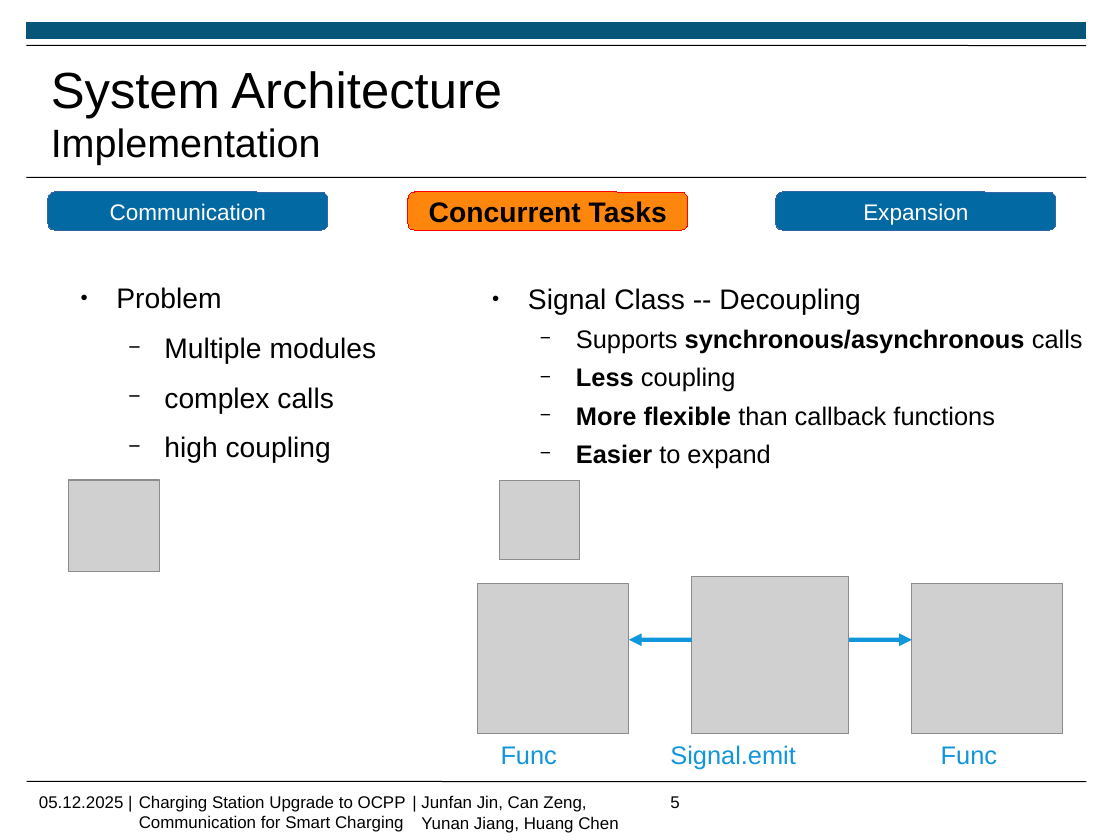
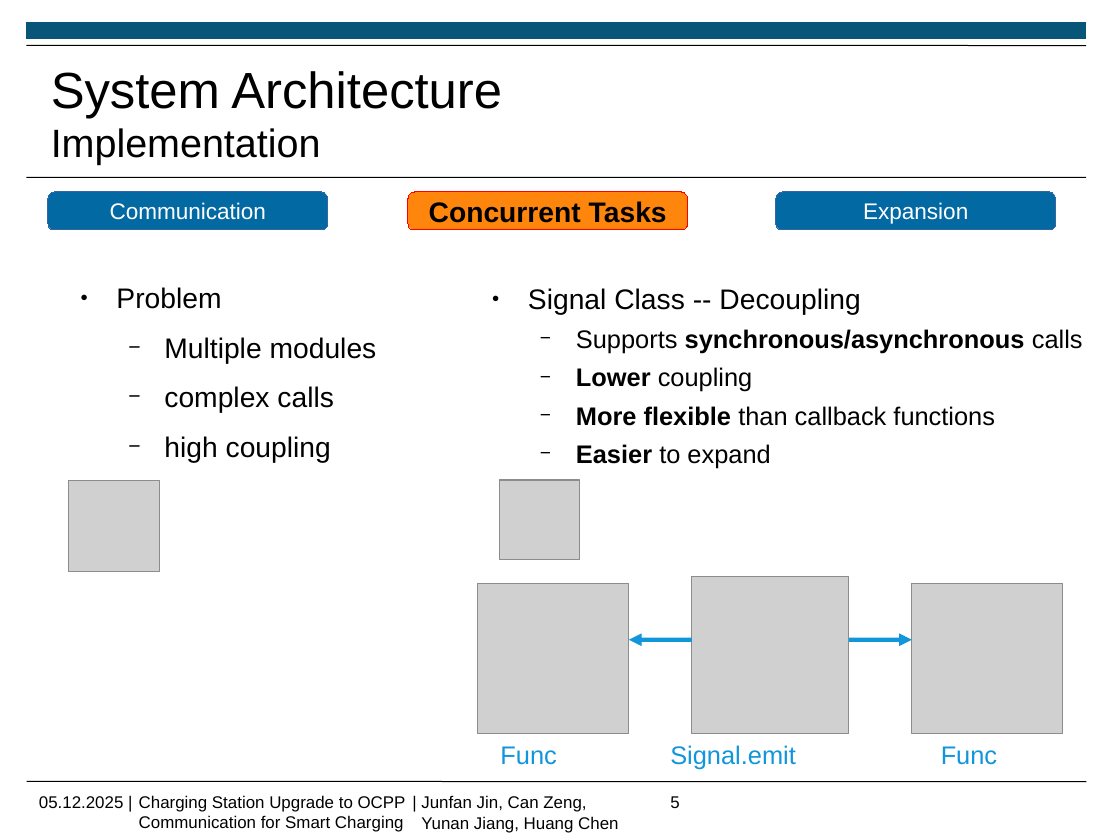
Before and after one commit to Jf-JIN/ADP_Ladesaeule_OCPP, a slide deck: slide 5 of ppt/Jin_Junfan.pptx. Drawn at 1120x840 pixels with LibreOffice and Linux fonts; fonts in the diff are those of the drawing; grey boxes stand for pictures; background and template pictures are left out. Boxes give left, top, right and bottom in pixels: in the first picture for what was removed or moved away, otherwise in the second. Text is boxed around its words. In the diff, an @@ line names an element or a change of style, - is before the commit and + after.

```diff
--- a/ppt/Jin_Junfan.pptx
+++ b/ppt/Jin_Junfan.pptx
@@ text at (576,367,753,392): text changed @@
-  − Less coupling
+  − Lower coupling
```
Also in this commit, not shown: 2 other slides changed.
